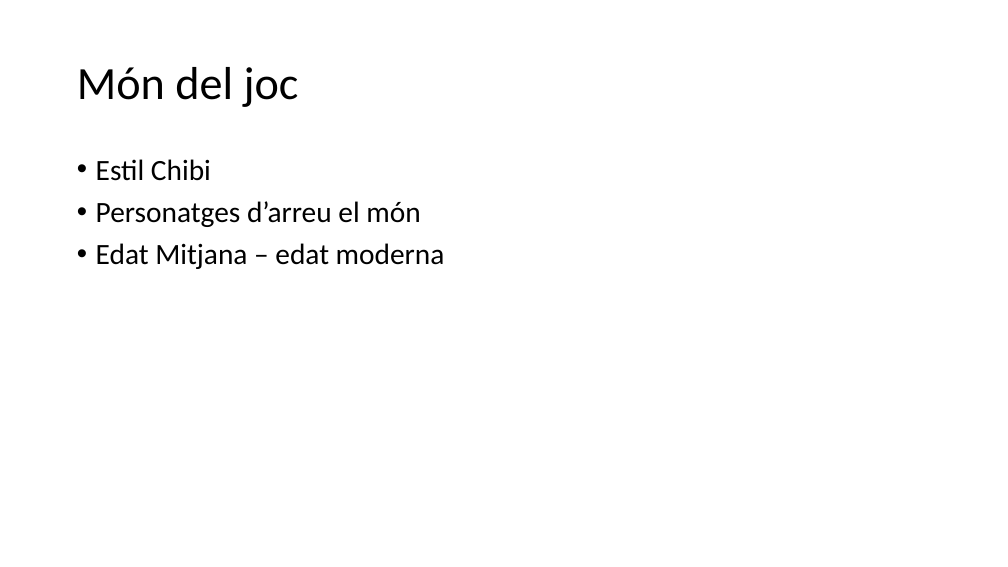
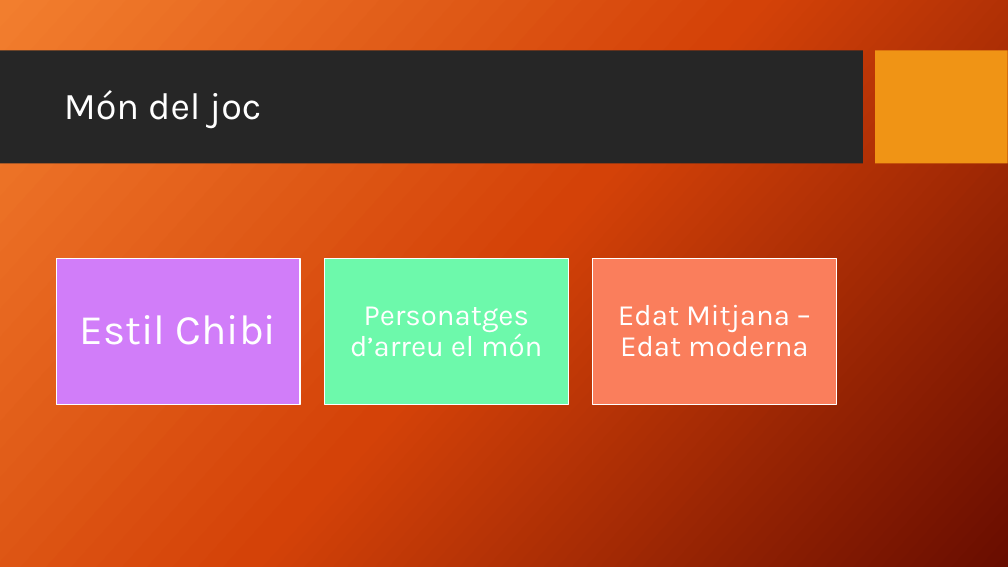
Before and after one commit to Betu97/ConquerChibi, a slide deck: slide 3 of Entregues/Entrega1/ConquerChibi.pptx. Drawn at 1008x567 pixels with LibreOffice and Linux fonts; fonts in the diff are those of the drawing; background and template pictures are left out. Boxes give left, top, right and bottom in pixels: in the first picture for what was removed or moved away, otherwise in the second. Text is boxed around its words. In the diff, an @@ line names an element or a change of style, - is before the commit and + after.

```diff
--- a/Entregues/Entrega1/ConquerChibi.pptx
+++ b/Entregues/Entrega1/ConquerChibi.pptx
@@ background #FFFFFF to picture (left out) @@
@@ rectangle added at (0, 51, 863, 164), fill #262626 @@
@@ rectangle added at (876, 51, 1008, 164), fill #F09415 @@
@@ title "Món del joc": place and size @@
-title "Món del joc" at (77, 67, 299, 107)
+title "Món del joc" at (64, 90, 261, 128)
@@ title "Món del joc" at (64, 90, 261, 128): size 44 to 36 pt, font Calibri to Karla, text colour #000000 to #FFFFFF @@
@@ text removed at (96, 159, 445, 269) @@
-• Estil Chibi
-• Personatges d’arreu el món
-• Edat Mitjana – edat moderna
@@ group added at (56, 259, 836, 405): 3 rectangles, 3 texts @@
+Estil Chibi
+Personatges d’arreu el món
+Edat Mitjana – Edat moderna
```
Also in this commit, not shown: 3 other slides changed, 2 slides added, 2 slides removed, 1 other file.
